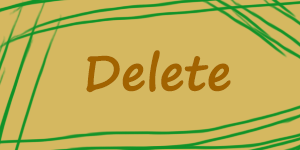
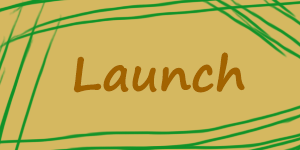
Before/after of a 300 × 150 layered artwork. What changed in the layer stack:
renamed "Delete" to "Launch", painted on it over 73, 50, 245, 93
